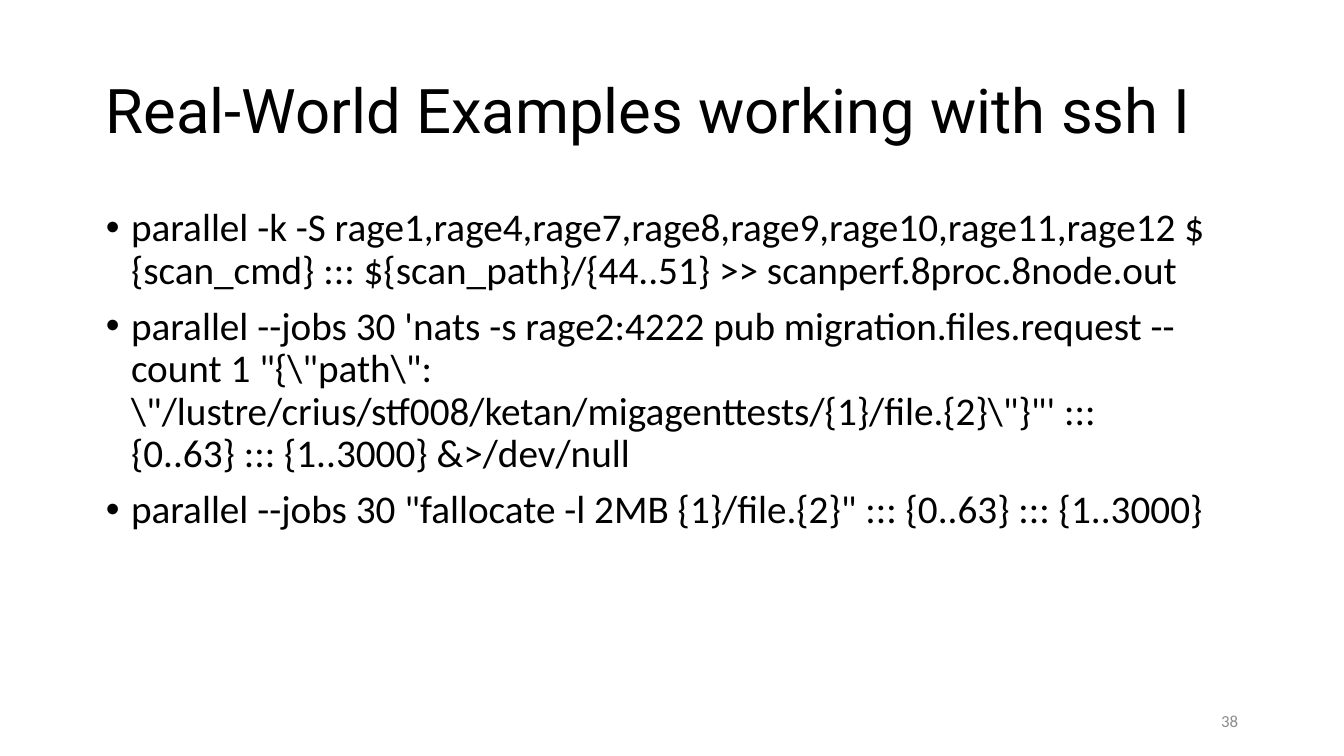
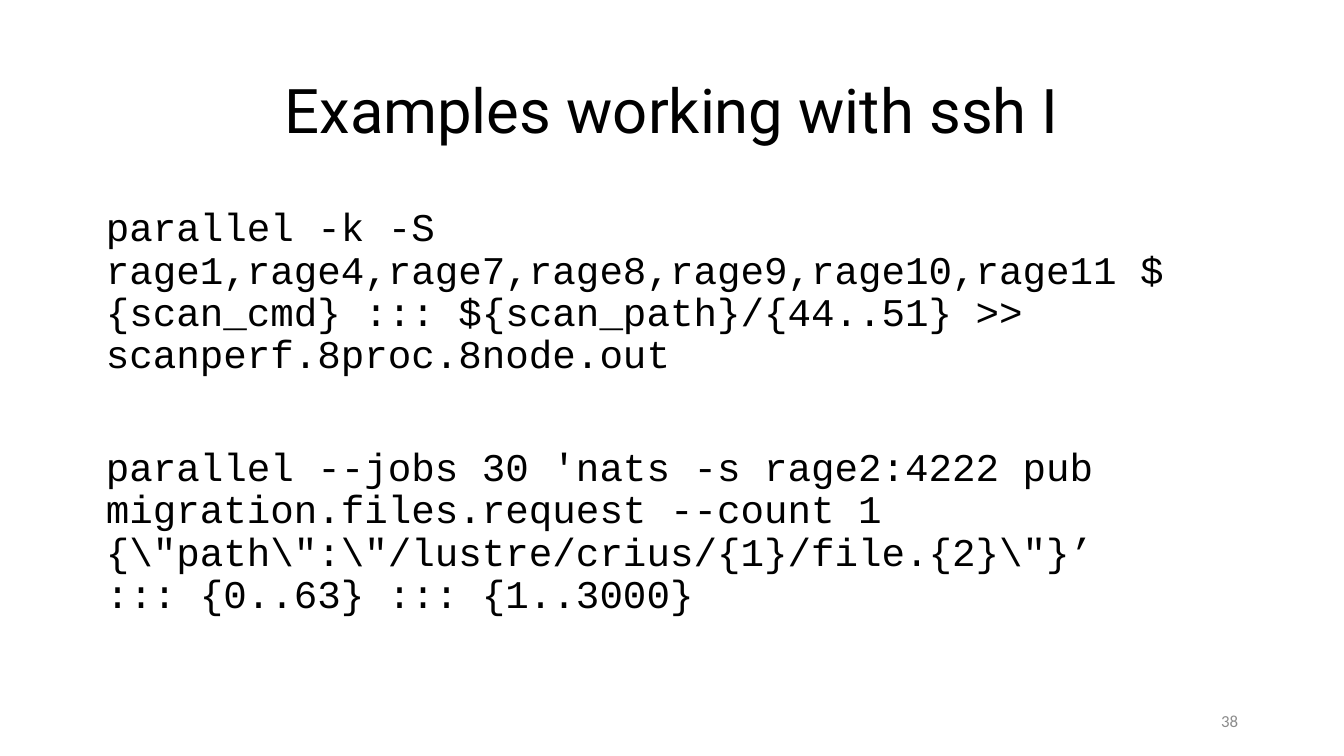
Before and after one commit to ketancmaheshwari/pearc24tut, a slide deck: slide 38 of gnu-parallel-tutorial.pptx. Drawn at 1344x756 pixels with LibreOffice and Linux fonts; fonts in the diff are those of the drawing. Boxes give left, top, right and bottom in pixels: in the first picture for what was removed or moved away, otherwise in the second. Text is boxed around its words. In the diff, an @@ line names an element or a change of style, - is before the commit and + after.

```diff
--- a/gnu-parallel-tutorial.pptx
+++ b/gnu-parallel-tutorial.pptx
@@ title at [285, 86, 1059, 146]: text changed @@
-Real-World Examples working with ssh I
+Examples working with ssh I
@@ text at [106, 213, 1117, 616]: text changed; font Calibri to Courier New @@
-• parallel -k -S rage1,rage4,rage7,rage8,rage9,rage10,rage11,rage12 ${scan_cmd} ::: ${scan_path}/{44..51} >> scanperf.8proc.8node.out
-• parallel --jobs 30 'nats -s rage2:4222 pub migration.files.request --count 1 "{\"path\": \"/lustre/crius/stf008/ketan/migagenttests/{1}/file.{2}\"}"' ::: {0..63} ::: {1..3000} &>/dev/null
-• parallel --jobs 30 "fallocate -l 2MB {1}/file.{2}" ::: {0..63} ::: {1..3000}
+parallel -k -S rage1,rage4,rage7,rage8,rage9,rage10,rage11 ${scan_cmd} ::: ${scan_path}/{44..51} >> scanperf.8proc.8node.out
+parallel --jobs 30 'nats -s rage2:4222 pub migration.files.request --count 1
+{\"path\":\"/lustre/crius/{1}/file.{2}\"}’
+::: {0..63} ::: {1..3000}
```
Also in this commit, not shown: 6 other slides changed, 1 slide added, 2 slides removed, 3 other files.
